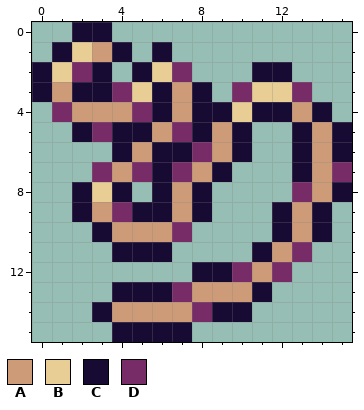
A pixel-art sprite gets an edit: Images/Items/linenThread.png. That is the earlier state.
The file is 16x16 pixels.
Palette (. is transparent): A #ce9b79  B #e8ce94  C #170a33  D #772c67
Pixels before, first column x 0:
 0 ..CC............
 1 .CBAC.C.........
 2 CBDC.CBD...CC...
 3 CACCDBCAC.DBBD..
 4 .DAAADCACCBCCAC.
 5 ..CDCCADCAC..CAC
 6 ....CACCDAC..CAC
 7 ...DADCDAC...CAD
 8 ..CBC.CAC....DAC
 9 ..CADCCAC...CAC.
10 ...CAAAD....CAC.
11 ....CCC....CAD..
12 ........CCDAD...
13 ....CCCDAAAC....
14 ...CAAAADCC.....
15 ....CCCC........
After:
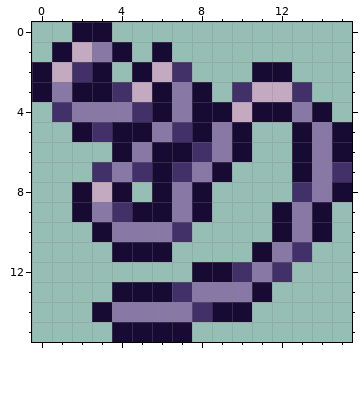
Commit message: Change linen-thread icon to match other linen items
The exact change:
{"colour":"A","old":"#ce9b79","new":"#8778a5"}
{"colour":"B","old":"#e8ce94","new":"#c4aac0"}
{"colour":"D","old":"#772c67","new":"#413168"}
